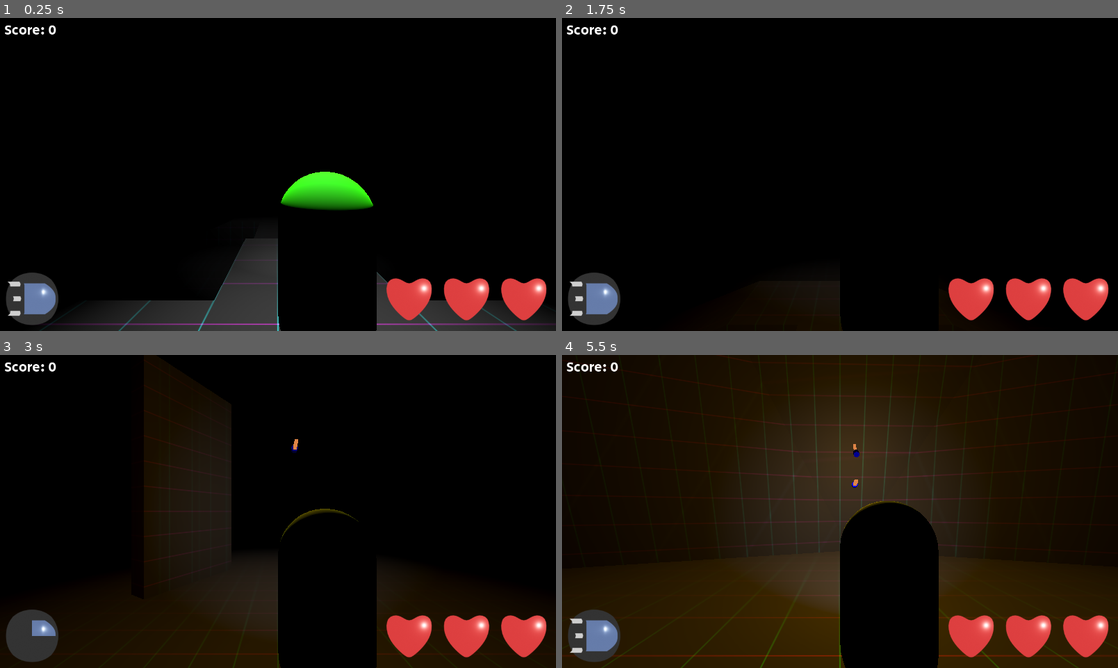
Above: before the commit, frames 1-4 (two rows, left to right).
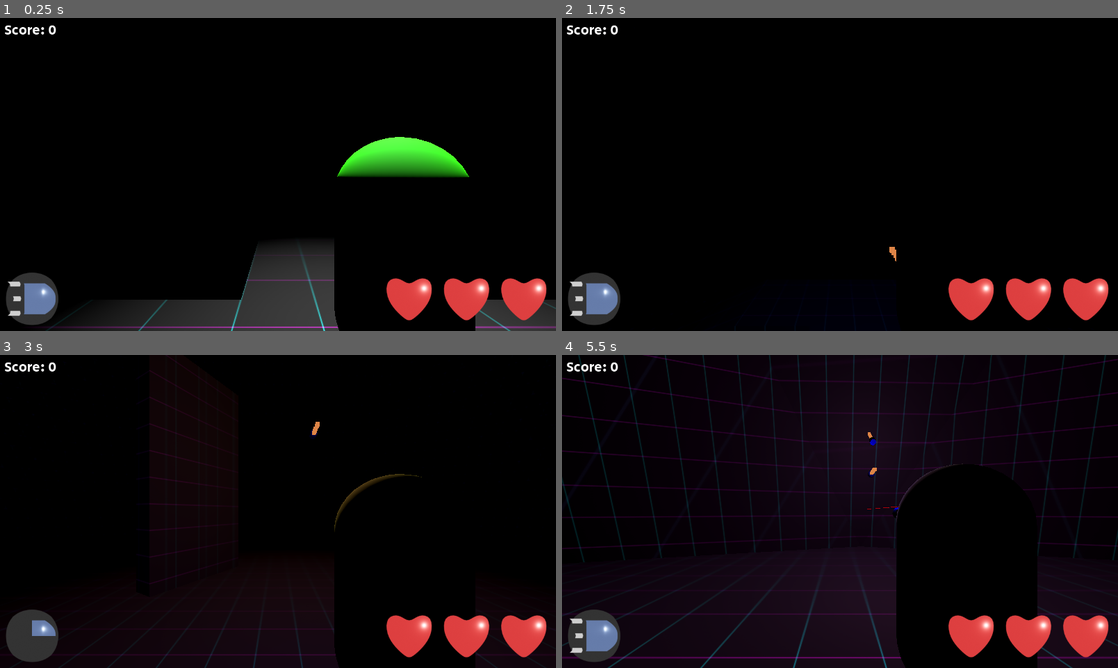
Above: after the commit, the same moments.

Repository: Sprotex/ludum-dare-54
Game: Godot game, scene res://level.tscn
Two runs of this game, one before a commit and one after it. Both use one fixed random seed, a clock stepped at 60 frames per second and the inputs below.
Inputs (mouse positions are in pixels of both pictures, inside the frame that each line leads up to):
- Up to frame 1 (0.25 s): no input
- Up to frame 2 (1.75 s): tap Enter at 0.5 s; move the mouse to (867, 174) at 0.52 s; hold W (move_forward) from 0.53 s (still down); click (867, 174) at 0.67 s; tap Space (jump) at 0.77, 1.52 s; move the mouse to (812, 174) at 1.27 s
- Up to frame 3 (3 s): keep holding W (move_forward); move the mouse to (289, 505) at 2.02 s; move the mouse to (272, 517) at 2.77 s; click (272, 517) at 2.92 s
- Up to frame 4 (5.5 s): keep holding W (move_forward); tap Space (jump) at 3.02, 3.77, 4.52 s; move the mouse to (878, 514) at 3.52 s; move the mouse to (795, 508) at 4.27 s; move the mouse to (845, 511) at 5.02 s; click (845, 511) at 5.17 s

The runs differ from the first frame. In frame 1, 9.7% of the frame differs, in the area x 8-100%, y 38-100%; in frame 2, 0.6%; in frame 3, 5.7%; in frame 4, 44%, in the area x 0-100%, y 0-100%.
Error before the commit: Invalid access to property or key 'on_bullet_shot' on a base object of type 'Node (message_bus.gd)'. (res://ambient_light_energy.gd:25)

Commit message:
tweak animation on bullet
add forgotten files in last quick commits
add rotation copying for laser aim

Diff:
--- a/autoload/message_bus/message_bus.gd
+++ b/autoload/message_bus/message_bus.gd
@@ -8,6 +8,8 @@
 signal on_player_shot(reload_time)
 
 
+signal on_bullet_shot
+signal on_bullet_deleted
 signal on_object_created(object)
 signal on_player_object_requested
 signal on_player_object_broadcast(player)
--- a/character/bullet/bullet.tscn
+++ b/character/bullet/bullet.tscn
@@ -22,6 +22,44 @@
 [sub_resource type="QuadMesh" id="QuadMesh_7sshu"]
 material = ExtResource("6_jxebo")
 size = Vector2(0.1, 0.1)
+
+[sub_resource type="Animation" id="Animation_clvf0"]
+resource_name = "default"
+length = 0.9
+loop_mode = 1
+tracks/0/type = "value"
+tracks/0/imported = false
+tracks/0/enabled = true
+tracks/0/path = NodePath("OmniLight3D:light_color")
+tracks/0/interp = 1
+tracks/0/loop_wrap = true
+tracks/0/keys = {
+"times": PackedFloat32Array(0, 0.5, 1),
+"transitions": PackedFloat32Array(1, 1, 1),
+"update": 0,
+"values": [Color(0, 0, 0.654902, 1), Color(0.870588, 0.517647, 0.27451, 1), Color(0, 0, 0.654902, 1)]
+}
+
+[sub_resource type="Animation" id="Animation_caoj7"]
+length = 0.001
+tracks/0/type = "value"
+tracks/0/imported = false
+tracks/0/enabled = true
+tracks/0/path = NodePath("OmniLight3D:light_color")
+tracks/0/interp = 1
+tracks/0/loop_wrap = true
+tracks/0/keys = {
+"times": PackedFloat32Array(0),
+"transitions": PackedFloat32Array(1),
+"update": 0,
+"values": [Color(0, 0, 0.654902, 1)]
+}
+
+[sub_resource type="AnimationLibrary" id="AnimationLibrary_m0h70"]
+_data = {
+"RESET": SubResource("Animation_caoj7"),
+"default": SubResource("Animation_clvf0")
+}
 
 [node name="Bullet" type="CharacterBody3D" node_paths=PackedStringArray("health")]
 script = ExtResource("1_cdthf")
@@ -52,7 +90,7 @@
 script = ExtResource("2_dovvs")
 
 [node name="OmniLight3D" type="OmniLight3D" parent="."]
-light_color = Color(0.867294, 0.613846, 7.70092e-07, 1)
+light_color = Color(0, 0, 0.654902, 1)
 light_energy = 5.0
 omni_range = 15.0
 
@@ -72,4 +110,10 @@
 character_body = NodePath("..")
 _max = 1
 
+[node name="AnimationPlayer" type="AnimationPlayer" parent="."]
+autoplay = "default"
+libraries = {
+"": SubResource("AnimationLibrary_m0h70")
+}
+
 [connection signal="on_collision" from="BulletMovement" to="BulletCollisions" method="_on_bullet_collision"]
--- a/character/bullet/bulllet_collisions.gd
+++ b/character/bullet/bulllet_collisions.gd
@@ -31,6 +31,7 @@
 
 func _collide_with_body(body: Character) -> void:
   bullet_body.queue_free()
+  MessageBus.on_bullet_deleted.emit()
   body.health.current -= 1
   _remove_particles()
 
--- /dev/null
+++ b/character/player/copy_x_rotation.gd
@@ -0,0 +1,6 @@
+extends Node3D
+
+@export var rotation_source: Node3D
+
+func _process(_delta):
+  global_rotation.x = rotation_source.global_rotation.x
--- a/character/player/player.tscn
+++ b/character/player/player.tscn
@@ -1,11 +1,16 @@
-[gd_scene load_steps=7 format=3 uid="uid://d3kkn2idgjotw"]
+[gd_scene load_steps=10 format=3 uid="uid://d3kkn2idgjotw"]
 
 [ext_resource type="Script" path="res://character/player/player_movement.gd" id="1_asweq"]
 [ext_resource type="PackedScene" uid="uid://d222y8cfa7ept" path="res://character/character.tscn" id="1_t25yq"]
 [ext_resource type="Material" uid="uid://cbur8gewha2te" path="res://character/player/player_material.tres" id="2_jmj62"]
 [ext_resource type="Script" path="res://character/player/player_inputs.gd" id="2_p7gc2"]
+[ext_resource type="Script" path="res://character/player/copy_x_rotation.gd" id="3_fct6o"]
 [ext_resource type="Script" path="res://character/player/camera_rig.gd" id="3_le5wo"]
+[ext_resource type="Material" uid="uid://cyqolvaksjvwp" path="res://character/enemy/enemy_material.tres" id="3_wu0wv"]
 [ext_resource type="Script" path="res://character/player/player_broadcaster.gd" id="5_s5e6c"]
+
+[sub_resource type="BoxMesh" id="BoxMesh_djh3w"]
+size = Vector3(0.01, 0.01, 50)
 
 [node name="Player" instance=ExtResource("1_t25yq")]
 type = 1
@@ -17,6 +22,17 @@
 [node name="MeshInstance3D2" parent="." index="1"]
 layers = 2
 material_override = ExtResource("2_jmj62")
+
+[node name="LaserRig" type="Node3D" parent="MeshInstance3D2/Firepoint" index="0" node_paths=PackedStringArray("rotation_source")]
+transform = Transform3D(1, 0, 0, 0, 1, 0, 0, 0, 1, 0, 0, 0.408264)
+script = ExtResource("3_fct6o")
+rotation_source = NodePath("../../../CameraRig/Camera3D")
+
+[node name="MeshInstance3D" type="MeshInstance3D" parent="MeshInstance3D2/Firepoint/LaserRig" index="0"]
+transform = Transform3D(1, 0, 0, 0, 1, 0, 0, 0, 1, 0, 0, -24.99)
+material_override = ExtResource("3_wu0wv")
+mesh = SubResource("BoxMesh_djh3w")
+skeleton = NodePath("../..")
 
 [node name="Weapon" parent="." index="3" node_paths=PackedStringArray("inputs", "firepoint_direction")]
 inputs = NodePath("../Control/PlayerInputs")
@@ -36,7 +52,7 @@
 script = ExtResource("3_le5wo")
 
 [node name="Camera3D" type="Camera3D" parent="CameraRig" index="0"]
-transform = Transform3D(1, 0, 0, 0, 1, 0, 0, 0, 1, -0.5, 1.96911, 2.18216)
+transform = Transform3D(1, 0, 0, 0, 1, 0, 0, 0, 1, -1, 1.68658, 1.75232)
 
 [node name="PlayerBroadcaster" type="Node" parent="." index="7" node_paths=PackedStringArray("player")]
 script = ExtResource("5_s5e6c")
@@ -45,8 +61,3 @@
 [node name="AudioListener3D" type="AudioListener3D" parent="." index="8"]
 transform = Transform3D(1, 0, 0, 0, 1, 0, 0, 0, 1, 0, 1.5, 0)
 current = true
-
-[node name="SpotLight3D" type="SpotLight3D" parent="." index="11"]
-transform = Transform3D(1, 0, 0, 0, 1, 0, 0, 0, 1, 0, 1.6, 0)
-light_energy = 10.0
-spot_range = 20.0
--- a/objects/weapon/weapon.gd
+++ b/objects/weapon/weapon.gd
@@ -14,6 +14,7 @@
 func shoot() -> void:
   var bullet_instance = bullet.instantiate()
   MessageBus.on_object_created.emit(bullet_instance)
+  MessageBus.on_bullet_shot.emit()
   AudioManager.play_audio(global_position, AudioManager.laser_audio)
   bullet_instance.global_position = firepoint.global_position
   bullet_instance.global_rotation = firepoint_direction.global_rotation
Not shown: 1 places in character/bullet/bullet.tscn that only renumber resources
